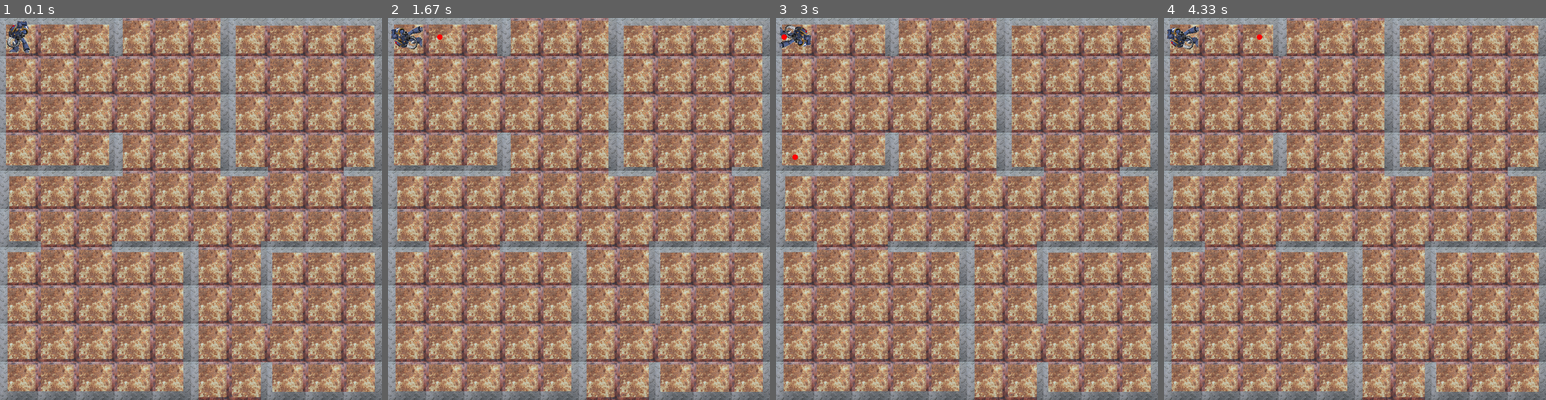
Above: before the commit, frames 1-4 (left to right).
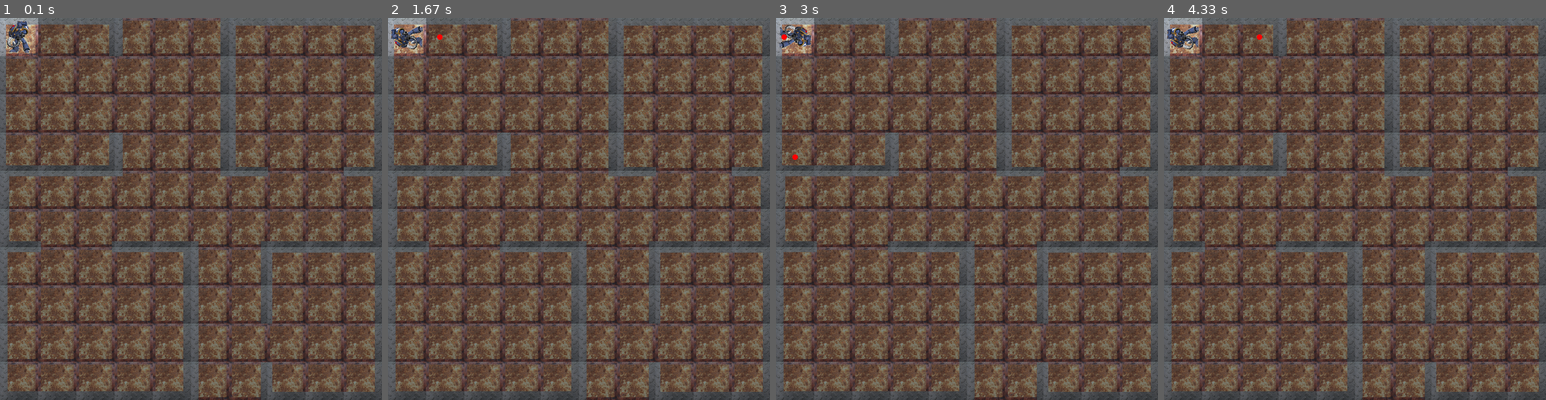
Above: after the commit, the same moments.

Repository: speque/shallowspace
Game: pygame game, started from src/shallowspace/shallowspace.py
Same seed, same stepped clock (60 frames per second), same inputs: the game is played once before the commit and once after it. The source is Python 2; it was converted automatically to run under Python 3.
Inputs:
- Up to frame 1 (0.1 s): no input
- Up to frame 2 (1.67 s): tap Space at 0.33, 0.73, 1.03, 1.23, 1.57 s; hold Right 0.67-1.13 s; hold Up 1.17-1.47 s; hold Right from 1.5 s (still down)
- Up to frame 3 (3 s): tap Space at 1.87, 2.07, 2.37, 2.63, 2.97 s; release Right at 1.97 s; hold Left 2-2.53 s; hold Down 2.57-2.87 s; hold Left from 2.9 s (still down)
- Up to frame 4 (4.33 s): tap Space at 3.27, 3.4, 3.8, 4.1 s; release Left at 3.3 s; hold Up 3.33-3.7 s; hold Right from 3.73 s (still down)

The runs differ from the first frame. In frame 1, 99% of the frame differs, in the area x 0-100%, y 0-100%; in frame 2, 99%; in frame 3, 99%; in frame 4, 99%.

Commit message:
Initial lighting functionality

Diff:
--- a/src/shallowspace/actors.py
+++ b/src/shallowspace/actors.py
@@ -20,10 +20,16 @@
     #----------------------------------------------------------------------
     def move(self, direction):
         if self.sector.move_possible( direction ):
+            oldSector = self.sector
             newSector = self.sector.neighbors[direction]
             self.sector = newSector
+
             ev = CharactorMoveEvent(self)
-            self.evManager.post( ev )
+            self.evManager.post(ev)
+            ev = SectorDimEvent(oldSector)
+            self.evManager.post(ev)
+            ev = SectorLitEvent(newSector)
+            self.evManager.post(ev)
 
     #----------------------------------------------------------------------
     def turn(self, direction):
--- a/src/shallowspace/event.py
+++ b/src/shallowspace/event.py
@@ -83,3 +83,13 @@
     def __init__(self, bullet):
         self.name = "Bullet Destroyed Event"
         self.bullet = bullet
+
+class SectorLitEvent(Event):
+    def __init__(self, sector):
+        self.name = "Sector Lit Event"
+        self.sector = sector
+
+class SectorDimEvent(Event):
+    def __init__(self, sector):
+        self.name = "Sector Dim Event"
+        self.sector = sector
--- a/src/shallowspace/pygameview.py
+++ b/src/shallowspace/pygameview.py
@@ -53,6 +53,7 @@
         sector = charactor.sector
         sectorSprite = self.get_sector_sprite( sector )
         charactorSprite.rect.center = sectorSprite.rect.center
+        sectorSprite.lit()
 
     #----------------------------------------------------------------------
     def move_charactor(self, charactor):
@@ -117,6 +118,16 @@
         return [x for x in self.frontSprites if isinstance(x, BulletSprite)]
 
     #----------------------------------------------------------------------
+    def dim_sector(self, sector):
+        sector_sprite = self.get_sector_sprite(sector)
+        sector_sprite.dim()
+
+    #----------------------------------------------------------------------
+    def lit_sector(self, sector):
+        sector_sprite = self.get_sector_sprite(sector)
+        sector_sprite.lit()
+
+    #----------------------------------------------------------------------
     def get_sector_sprite(self, sector):
         for s in self.backSprites:
             if hasattr(s, "sector") and s.sector == sector:
@@ -162,4 +173,10 @@
             elif isinstance( event, BulletDestroyedEvent ):
                 self.destroy_bullet(event.bullet)
 
+            elif isinstance( event, SectorDimEvent ):
+                self.dim_sector(event.sector)
+
+            elif isinstance( event, SectorLitEvent ):
+                self.lit_sector(event.sector)
+
             self.draw()
--- a/src/shallowspace/sprites.py
+++ b/src/shallowspace/sprites.py
@@ -13,12 +13,17 @@
 
     def __init__(self, sector, group=None):
         pygame.sprite.Sprite.__init__(self, group)
-        self.image = pygame.Surface( (70,70) )
+        self.image = pygame.Surface((70,70))
         self.image = self.image.convert_alpha()
-        self.image.fill( (0,0,0,0) )
+        self.image.fill((0,0,0,100))
 
         self.sector = sector
 
+    def dim(self):
+        self.image.fill((0,0,0,100))
+
+    def lit(self):
+        self.image.fill((0,0,0,0))
 #------------------------------------------------------------------------------
 class BulletSprite(pygame.sprite.Sprite):
     """ A class representing a sprite for a bullet """
